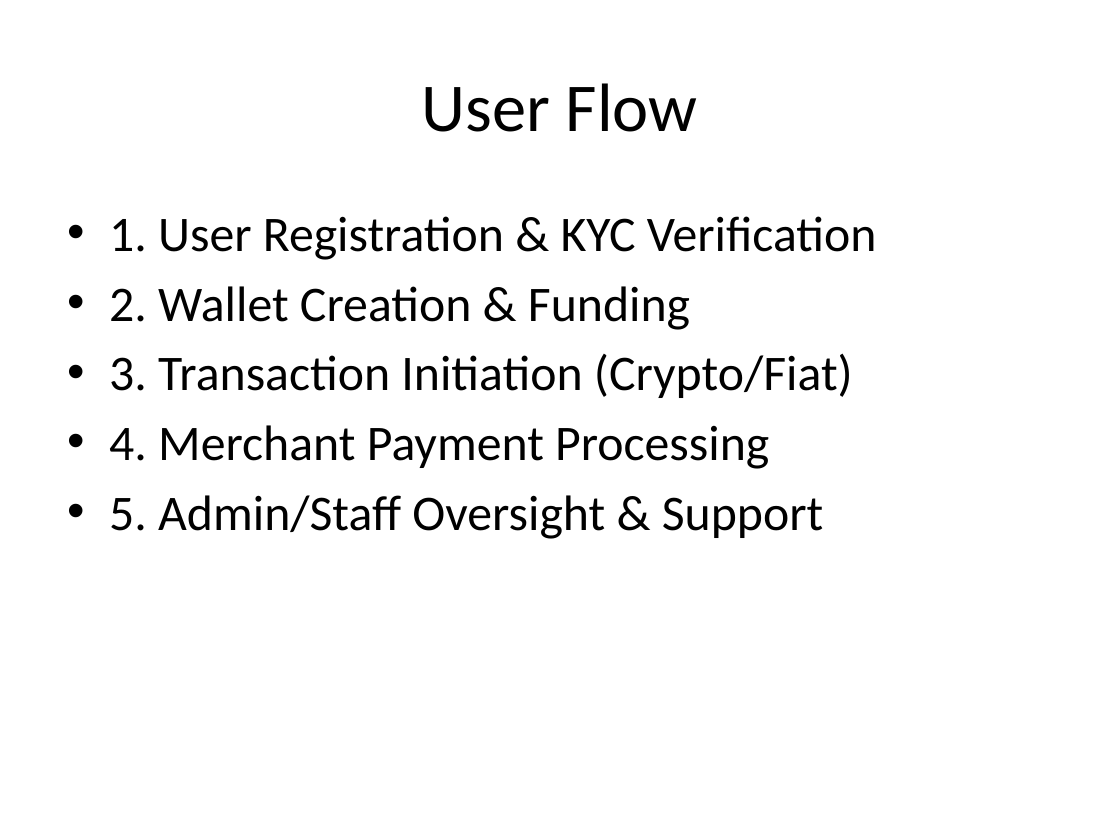
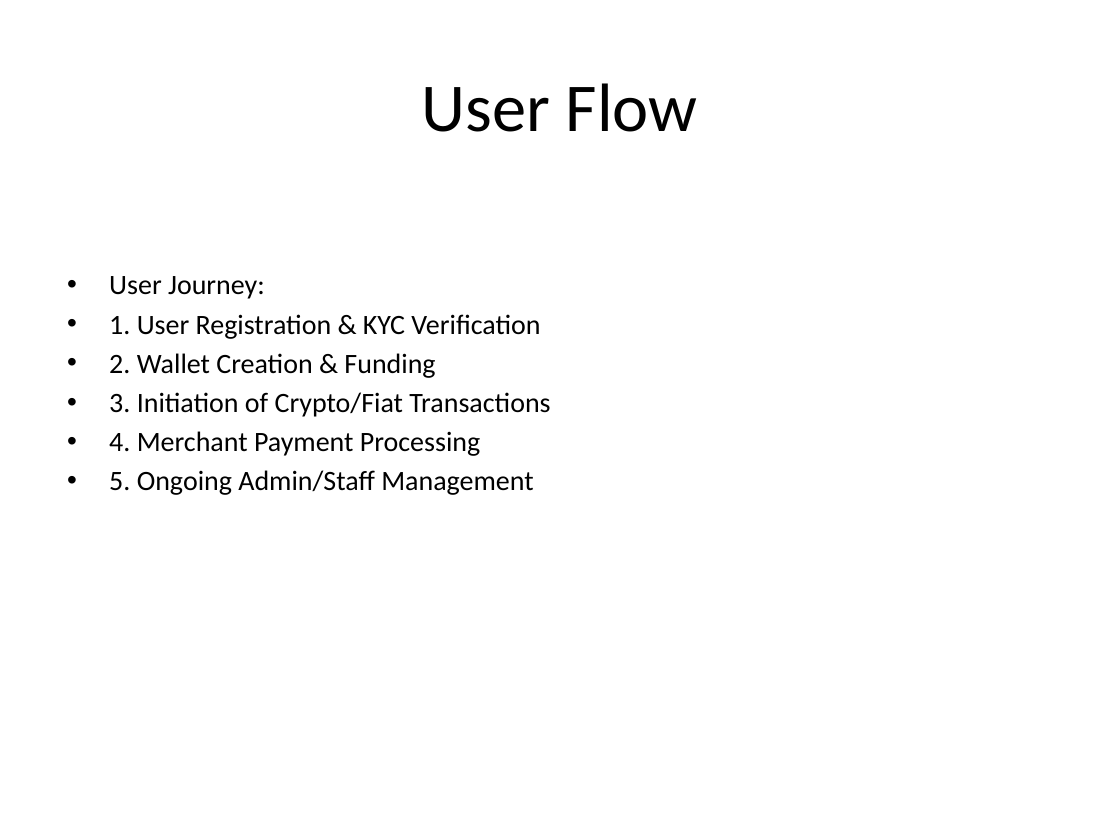
Before and after one commit to MedMoncef/cryptoBank, a slide deck: slide 6 of presentation/CryptoBankPresentation.pptx. Drawn at 1120x840 pixels with LibreOffice and Linux fonts; fonts in the diff are those of the drawing. Boxes give left, top, right and bottom in pixels: in the first picture for what was removed or moved away, otherwise in the second. Text is boxed around its words. In the diff, an @@ line names an element or a change of style, - is before the commit and + after.

```diff
--- a/presentation/CryptoBankPresentation.pptx
+++ b/presentation/CryptoBankPresentation.pptx
@@ text at box(109, 276, 265, 299): paragraph added @@
+• User Journey:
@@ text at box(109, 314, 540, 456): size 32 to 18 pt in "1. User Registration & KYC Verification", "2. Wallet Creation & Funding", "4. Merchant Payment Processing"; less space between paragraphs @@
@@ text at box(109, 392, 550, 417): text changed; size 32 to 18 pt @@
-• 3. Transaction Initiation (Crypto/Fiat)
+• 3. Initiation of Crypto/Fiat Transactions
@@ text at box(109, 470, 533, 495): text changed; size 32 to 18 pt @@
-• 5. Admin/Staff Oversight & Support
+• 5. Ongoing Admin/Staff Management
```
Also in this commit, not shown: 10 other slides changed, 20 other files.
